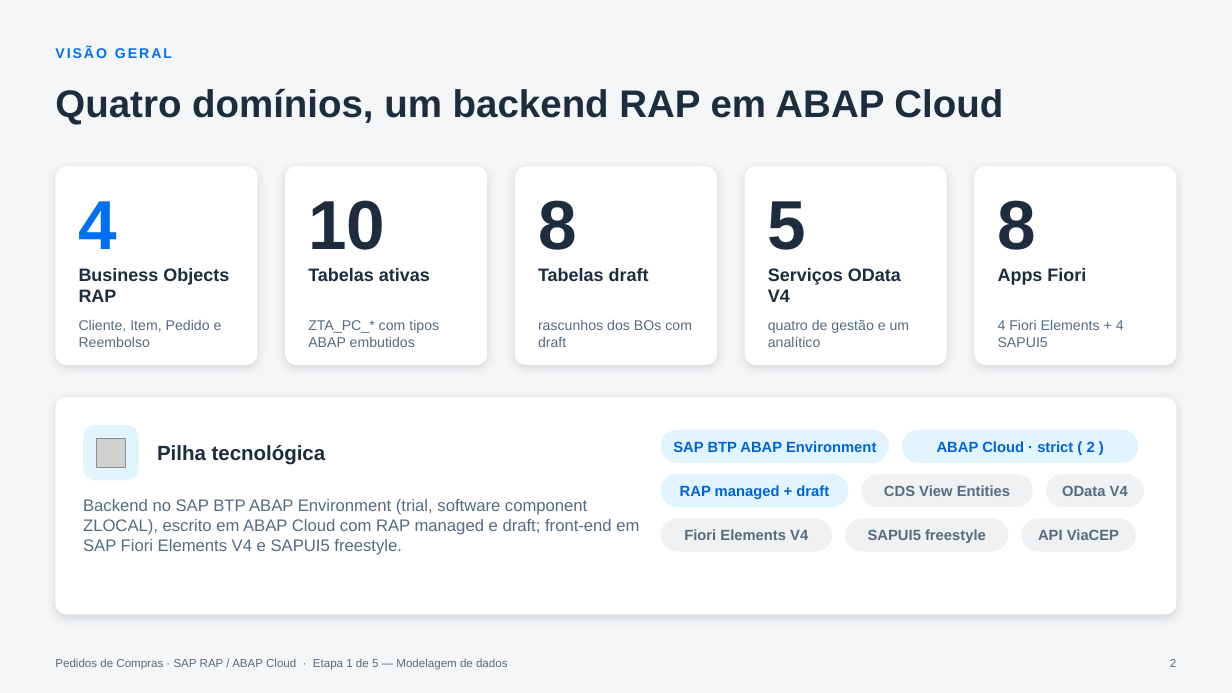
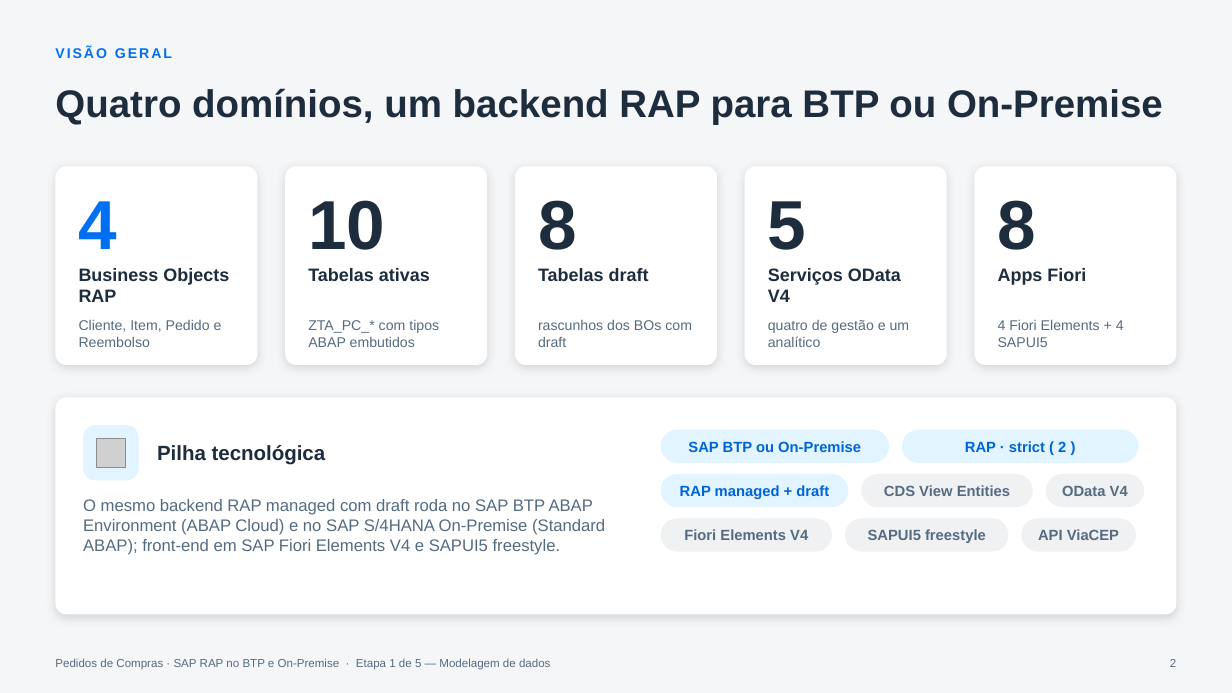
Before and after one commit to AdrianoBispo/sap-abap-rap-pedidos-de-compras-app, a slide deck: slide 2 of docs/apresentacoes/01-modelagem-de-dados.pptx. Drawn at 1232x693 pixels with LibreOffice and Linux fonts; fonts in the diff are those of the drawing; grey boxes stand for pictures. Boxes give left, top, right and bottom in pixels: in the first picture for what was removed or moved away, otherwise in the second. Text is boxed around its words. In the diff, an @@ line names an element or a change of style, - is before the commit and + after.

```diff
--- a/docs/apresentacoes/01-modelagem-de-dados.pptx
+++ b/docs/apresentacoes/01-modelagem-de-dados.pptx
@@ title at (55,88,1163,124): text changed @@
-Quatro domínios, um backend RAP em ABAP Cloud
+Quatro domínios, um backend RAP para BTP ou On-Premise
@@ text in rounded rectangle at (688,441,861,452): text changed @@
-SAP BTP ABAP Environment
+SAP BTP ou On-Premise
@@ text in rounded rectangle at (965,441,1066,452): text changed @@
-ABAP Cloud · strict ( 2 )
+RAP · strict ( 2 )
@@ text at (83,499,605,555): text changed @@
-Backend no SAP BTP ABAP Environment (trial, software component ZLOCAL), escrito em ABAP Cloud com RAP managed e draft; front-end em SAP Fiori Elements V4 e SAPUI5 freestyle.
+O mesmo backend RAP managed com draft roda no SAP BTP ABAP Environment (ABAP Cloud) e no SAP S/4HANA On-Premise (Standard ABAP); front-end em SAP Fiori Elements V4 e SAPUI5 freestyle.
@@ text at (55,658,550,670): text changed @@
-Pedidos de Compras · SAP RAP / ABAP Cloud · Etapa 1 de 5 — Modelagem de dados
+Pedidos de Compras · SAP RAP no BTP e On-Premise · Etapa 1 de 5 — Modelagem de dados
```
Also in this commit, not shown: 24 other slides changed, 1 slide added, 4 other files.
